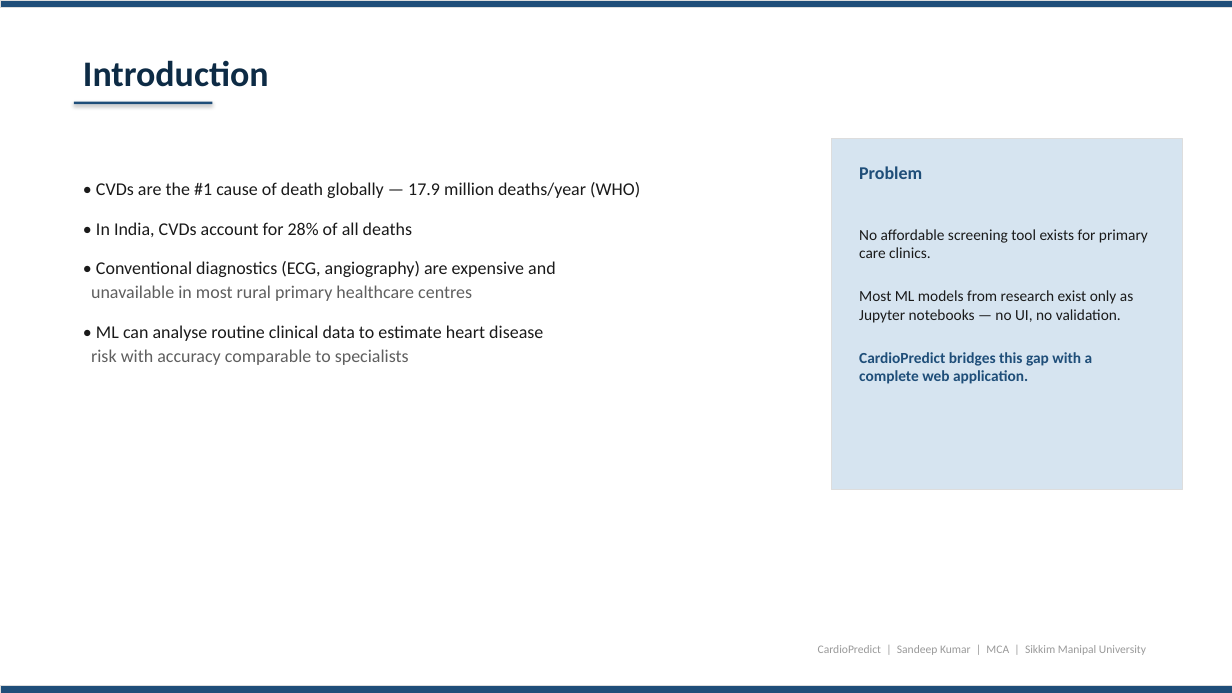
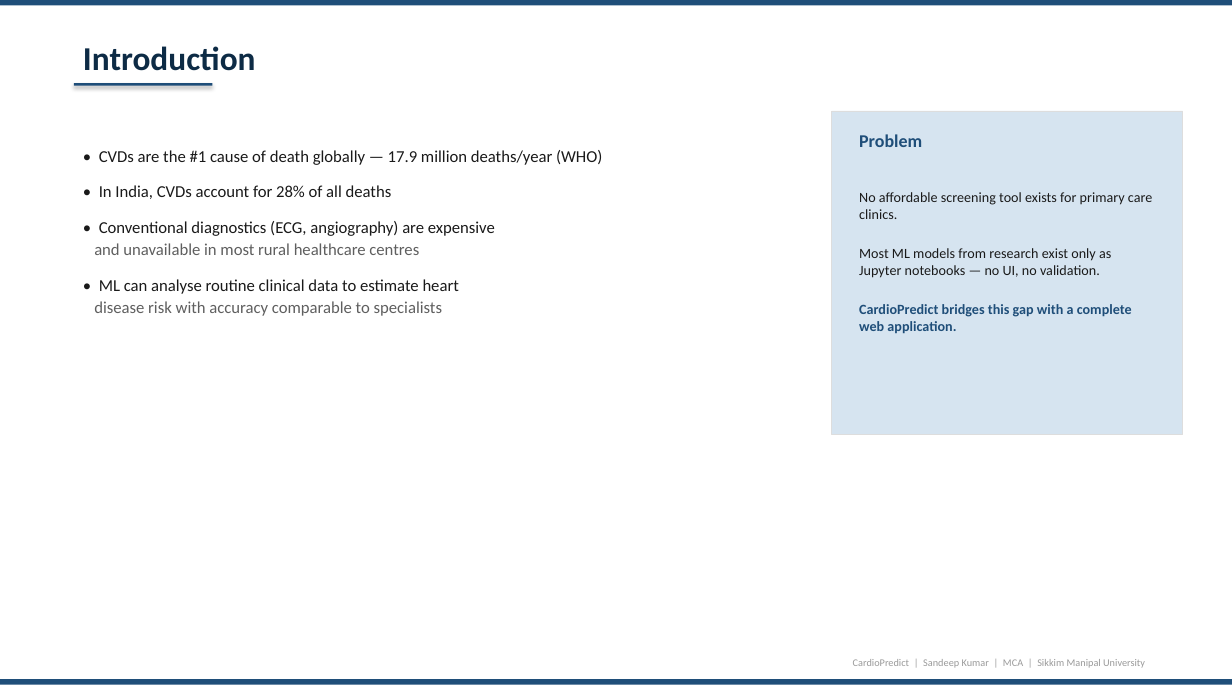
Before and after one commit to sandeeep-kr/HeartDiseaseProject, a slide deck: slide 3 of CardioPredict_Presentation.pptx. Drawn at 1232x693 pixels with LibreOffice and Linux fonts; fonts in the diff are those of the drawing. Boxes give left, top, right and bottom in pixels: in the first picture for what was removed or moved away, otherwise in the second. Text is boxed around its words. In the diff, an @@ line names an element or a change of style, - is before the commit and + after.

Commit message:
Fix PPT formatting: overflow fixes, consistent headers/footers, no emoji, proper spacing

```diff
--- a/CardioPredict_Presentation.pptx
+++ b/CardioPredict_Presentation.pptx
@@ rectangle at bbox=[0, 0, 1232, 6]: outline #DDDDDD 0.5 pt to none @@
@@ text "Introduction": place and size @@
-text "Introduction" at bbox=[83, 60, 269, 87]
+text "Introduction" at bbox=[83, 46, 256, 71]
@@ text "Introduction" at bbox=[83, 46, 256, 71]: size 28 to 26 pt @@
@@ rectangle: place and size @@
-rectangle at bbox=[74, 102, 213, 104]
+rectangle at bbox=[74, 83, 213, 86]
@@ text "• CVDs are the #1 ...": place and size @@
-text "• CVDs are the #1 ..." at bbox=[91, 182, 640, 365]
+text "• CVDs are the #1 ..." at bbox=[94, 150, 602, 316]
@@ rectangle: place and size @@
-rectangle at bbox=[832, 139, 1183, 490]
+rectangle at bbox=[832, 111, 1183, 434]
@@ text "Problem": place and size @@
-text "Problem" at bbox=[859, 166, 922, 179]
+text "Problem" at bbox=[859, 134, 922, 147]
@@ text at bbox=[99, 150, 602, 199]: size 14 to 13 pt in "• CVDs are the #1 cause of ...", "• In India, CVDs account for 28% ..."; less space between paragraphs @@
@@ text "No affordable screening tool exists ...": place and size @@
-text "No affordable screening tool exists ..." at bbox=[859, 229, 1148, 384]
+text "No affordable screening tool exists ..." at bbox=[859, 192, 1152, 334]
@@ text "No affordable screening tool exists ..." at bbox=[859, 192, 1152, 334]: size 12 to 11 pt; less space between paragraphs @@
@@ text at bbox=[94, 221, 495, 316]: text changed; size 14 to 13 pt @@
-• Conventional diagnostics (ECG, angiography) are expensive and
-unavailable in most rural primary healthcare centres
-• ML can analyse routine clinical data to estimate heart disease
-risk with accuracy comparable to specialists
+• Conventional diagnostics (ECG, angiography) are expensive
+and unavailable in most rural healthcare centres
+• ML can analyse routine clinical data to estimate heart
+disease risk with accuracy comparable to specialists
@@ text "CardioPredict | Sandeep Kumar | ...": place and size @@
-text "CardioPredict | Sandeep Kumar | ..." at bbox=[818, 645, 1146, 655]
+text "CardioPredict | Sandeep Kumar | ..." at bbox=[853, 659, 1145, 667]
@@ text "CardioPredict | Sandeep Kumar | ..." at bbox=[853, 659, 1145, 667]: size 9 to 8 pt @@
@@ rectangle at bbox=[0, 679, 1232, 685]: outline #DDDDDD 0.5 pt to none @@
@@ rectangle: place and size @@
-rectangle at bbox=[0, 686, 1232, 693]
+rectangle at bbox=[0, 679, 1232, 685]
```
Also in this commit, not shown: 14 other slides changed.
